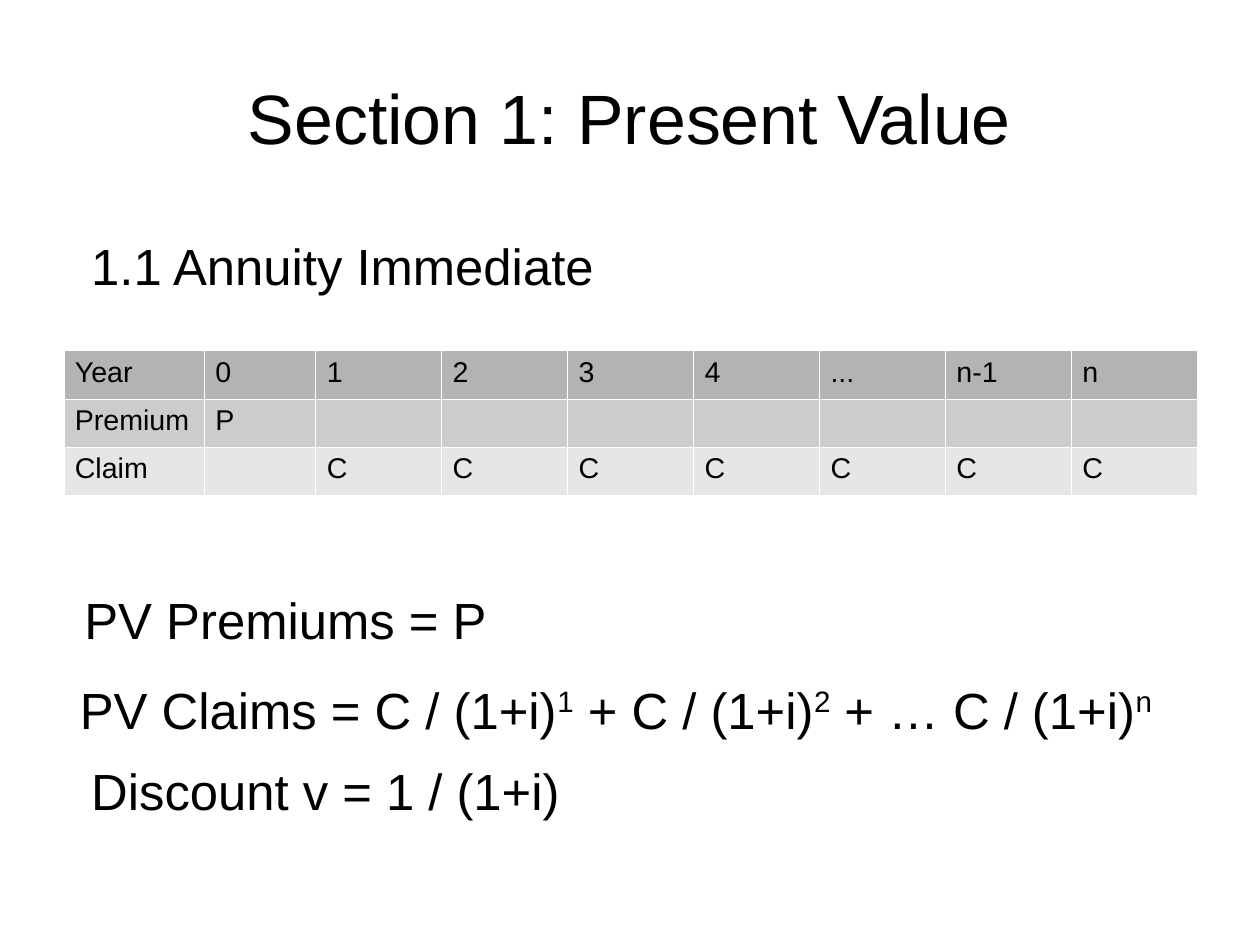
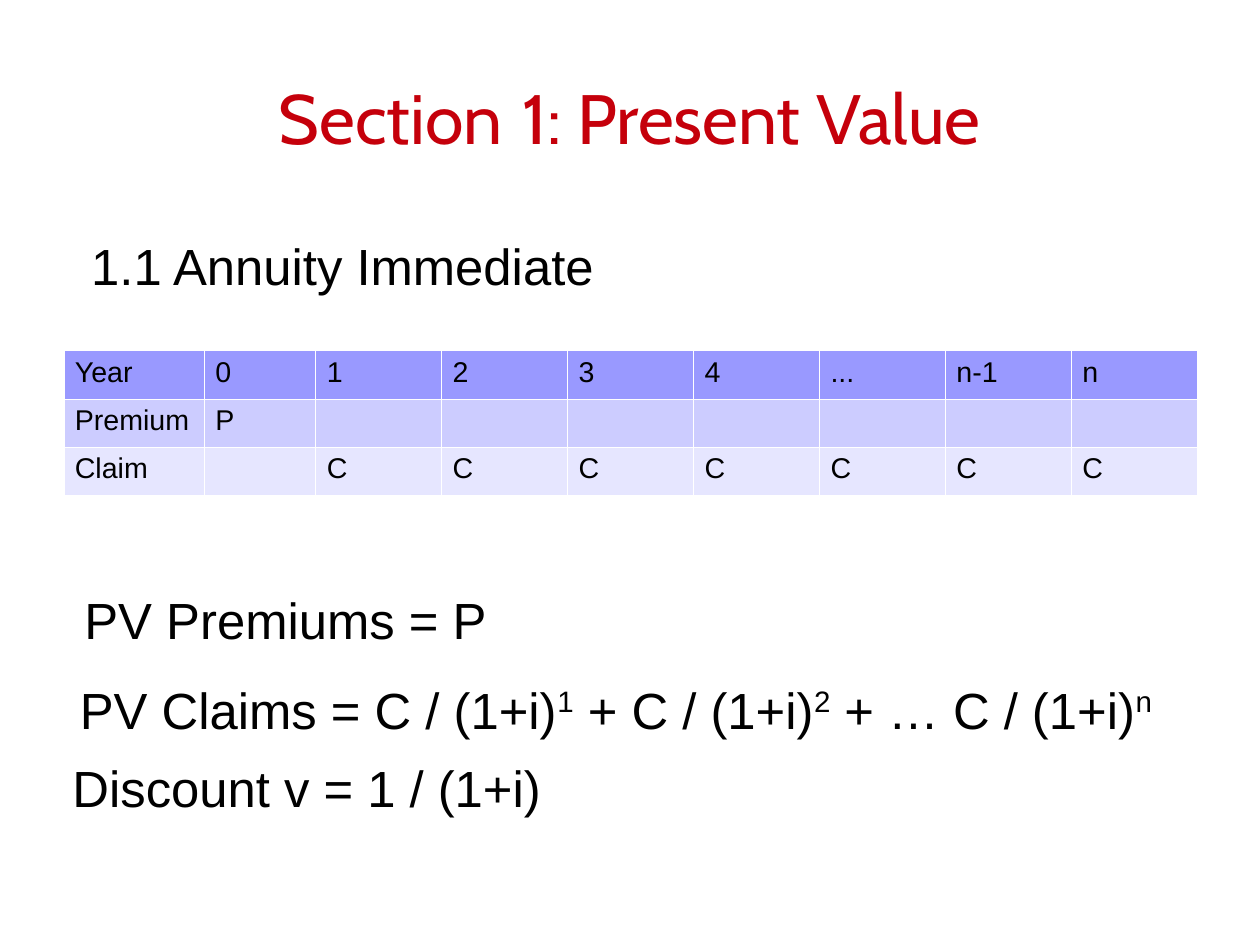
Before and after one commit to rockp1/Julia, a slide deck: slide 4 of juliaActuarial/docs/SlidesActuarial.odp. Drawn at 1260x945 pixels with LibreOffice and Linux fonts; fonts in the diff are those of the drawing. Boxes give left, top, right and bottom in pixels: in the first picture for what was removed or moved away, otherwise in the second. Text is boxed around its words. In the diff, an @@ line names an element or a change of style, - is before the commit and + after.

```diff
--- a/juliaActuarial/docs/SlidesActuarial.odp
+++ b/juliaActuarial/docs/SlidesActuarial.odp
@@ title "Section 1: Present Value" at (279,91,981,145): font Arial to Cabin, text colour #000000 to #C5000B @@
@@ table at (64,351,1197,495) @@
@@ fill #B3B3B3 to #9999FF in row 1 @@
@@ fill #CCCCCC to #CCCCFF in row 2 @@
@@ fill #E6E6E6 to #E6E6FF in row 3 @@
@@ text "Discount v = 1 / ...": place and size @@
-text "Discount v = 1 / ..." at (91,773,560,821)
+text "Discount v = 1 / ..." at (72,770,541,817)
```
Also in this commit, not shown: 7 other slides changed, 1 other file.
